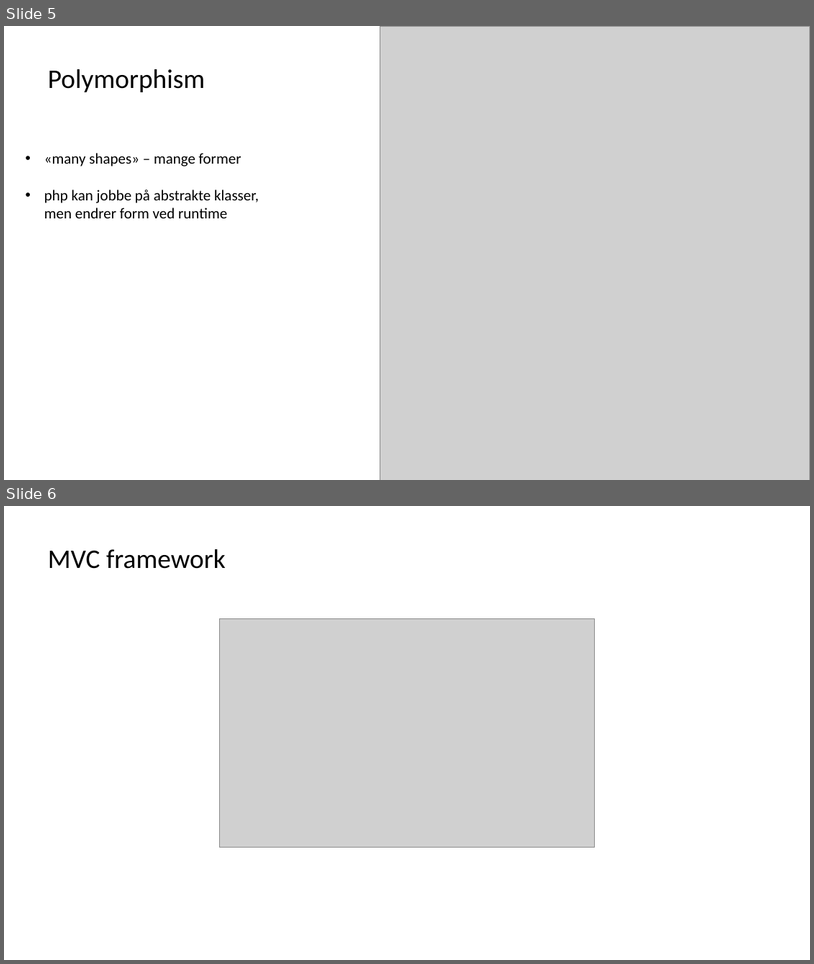
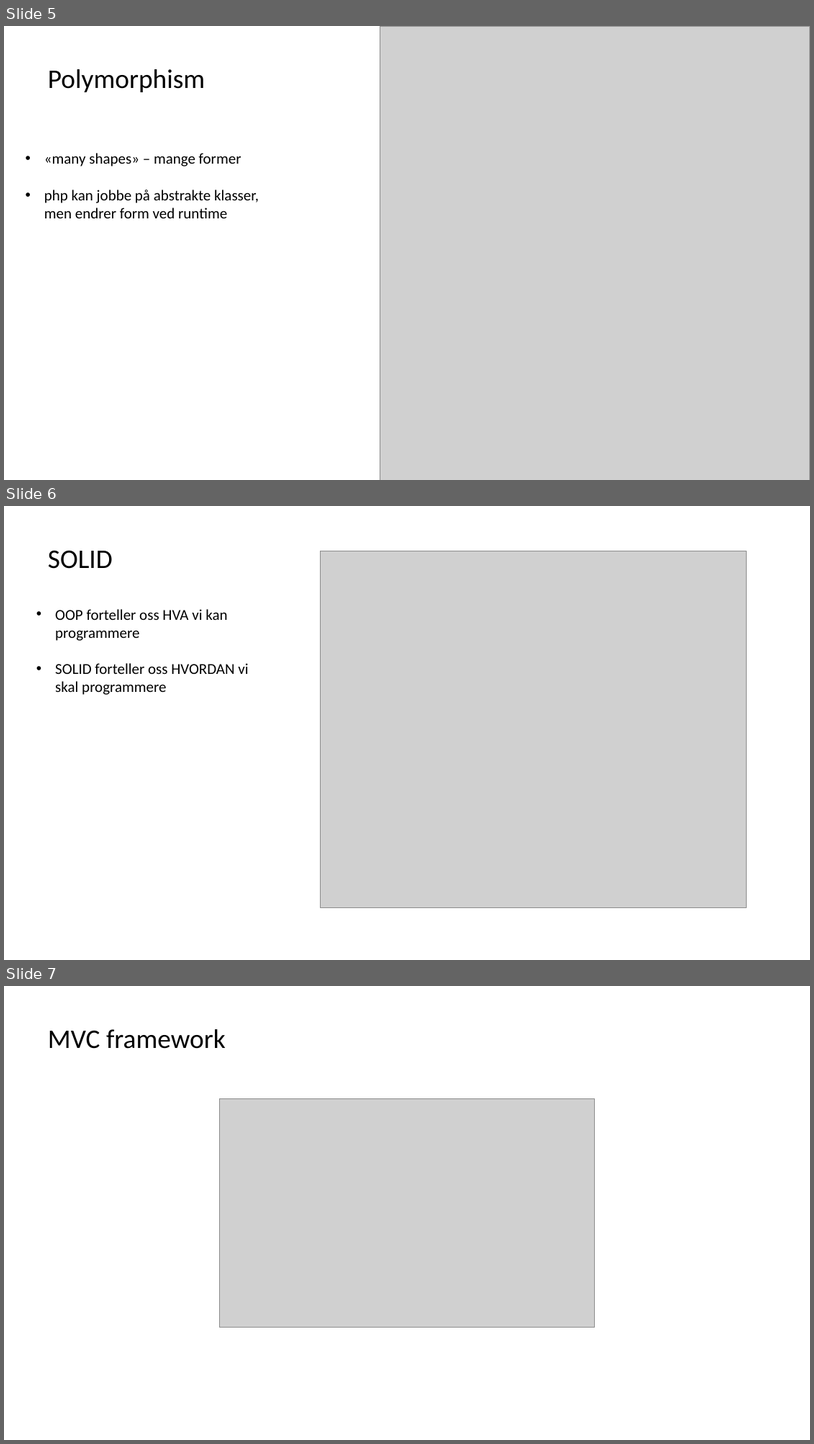
Before and after one commit to himoldeonline/mvc, a slide deck: docs/concepts.pptx. Shown one above the other, each under a label of ours: slides 5 and 6 before the commit, slides 5, 6 and 7 after it. The pictures are 814x964 and 814x1444 pixels, drawn with LibreOffice and Linux fonts; fonts in the diff are those of the drawing; grey boxes stand for pictures. Boxes give left, top, right and bottom in pixels: in the first picture for what was removed or moved away, otherwise in the second. Text is boxed around its words. In the diff, an @@ line names an element or a change of style, - is before the commit and + after.

```diff
--- a/docs/concepts.pptx
+++ b/docs/concepts.pptx
@@ slide 6 added at (4, 506, 810, 960), background #FFFFFF @@
@@ text added at (48, 550, 113, 569), 32 pt, text #000000 @@
+SOLID
@@ picture added at (320, 551, 746, 907) @@
@@ text added at (55, 609, 248, 695), 18 pt, text #000000 @@
+• OOP forteller oss HVA vi kan programmere
+• SOLID forteller oss HVORDAN vi skal programmere
@@ what was slide 6 is now slide 7 @@
```
Also in this commit, not shown: 3 other slides added, 3 slides removed, 3 other files.
